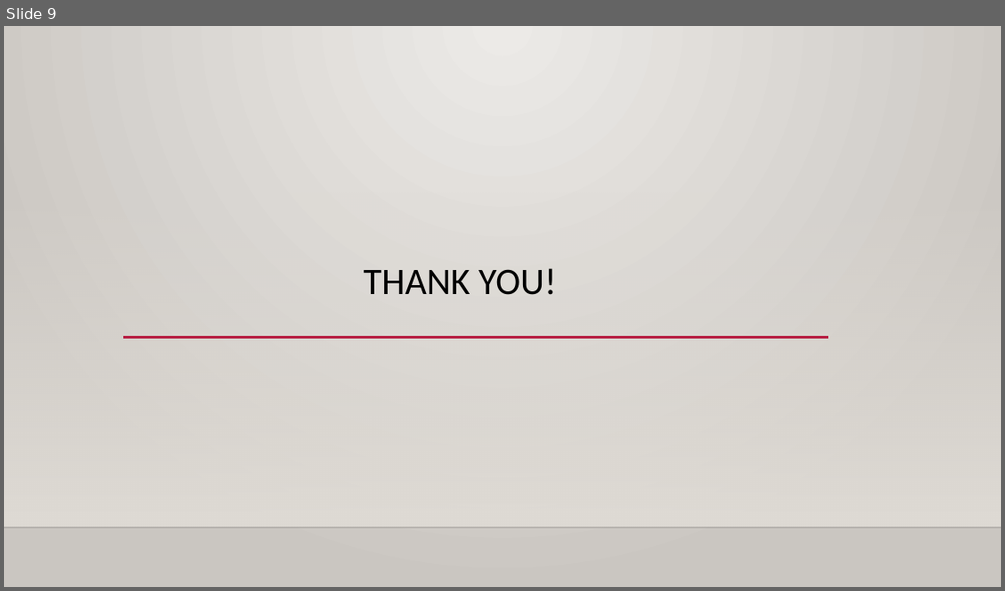
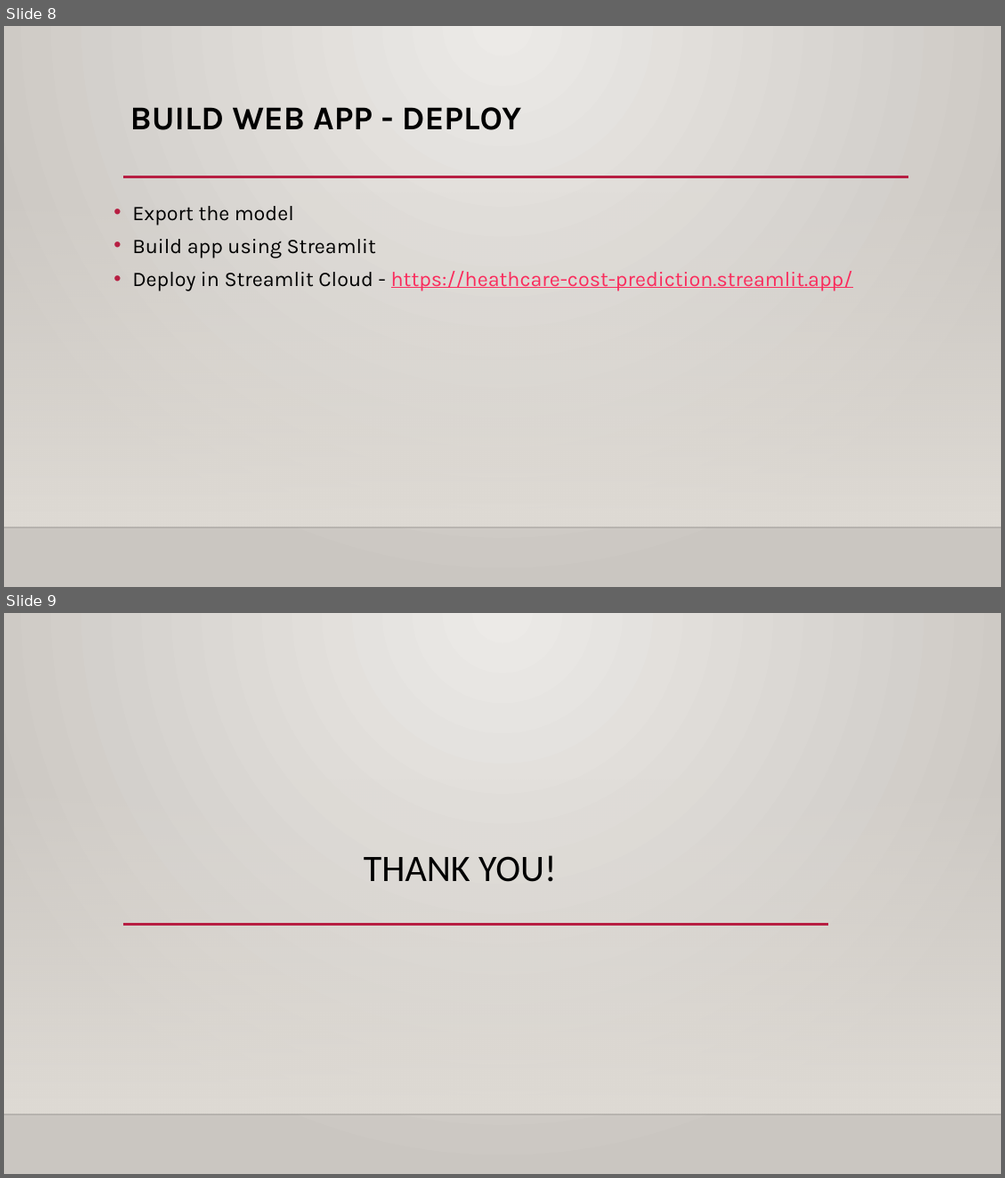
Before and after one commit to Tamilarasee/Healthcare-Cost-Prediction, a slide deck: Healthcare Cost Price Prediction.pptx. Shown one above the other, each under a label of ours: slide 9 before the commit, slides 8 and 9 after it. The pictures are 1005x591 and 1005x1178 pixels, drawn with LibreOffice and Linux fonts; fonts in the diff are those of the drawing; background and template pictures are left out. Boxes give left, top, right and bottom in pixels: in the first picture for what was removed or moved away, otherwise in the second. Text is boxed around its words. In the diff, an @@ line names an element or a change of style, - is before the commit and + after.

```diff
--- a/Healthcare Cost Price Prediction.pptx
+++ b/Healthcare Cost Price Prediction.pptx
@@ slide 8 added at [4,26,1001,587], background gradient #ECEAE7 to #CAC7C1; not listed: 2 template elements that a slide beside it also shows @@
@@ title added at [130,107,521,130], 32 pt, text #000000, bold @@
+BUILD WEB APP - DEPLOY
@@ line added from (123, 177) to (909, 177), #B71E42 2.5 pt @@
@@ text added at [132,206,853,290], 20 pt, text #000000 @@
+• Export the model
+• Build app using Streamlit
+• Deploy in Streamlit Cloud - https://heathcare-cost-prediction.streamlit.app/
```
Also in this commit, not shown: 4 slides changed, 3 other slides added, 4 slides removed, 13 other files.
